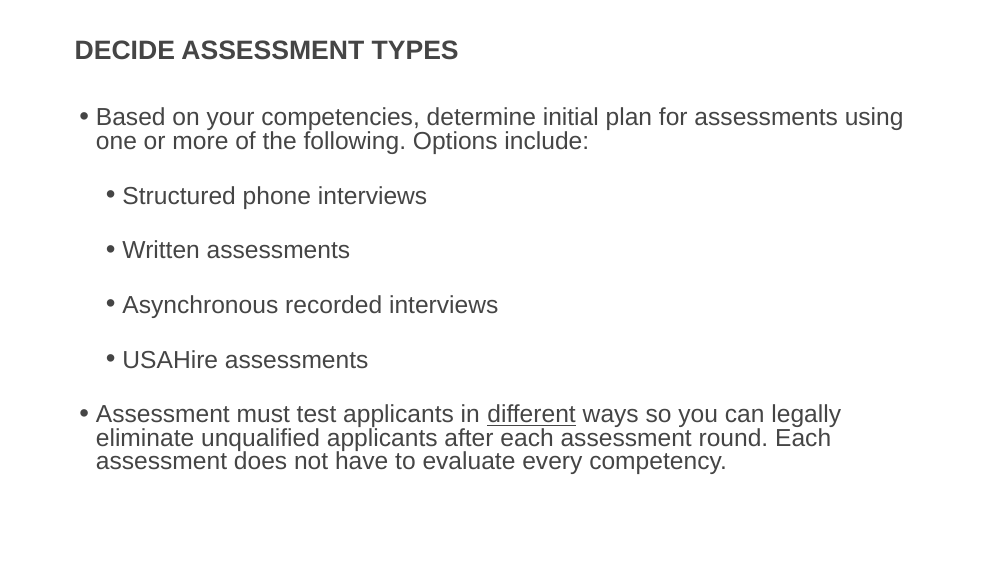
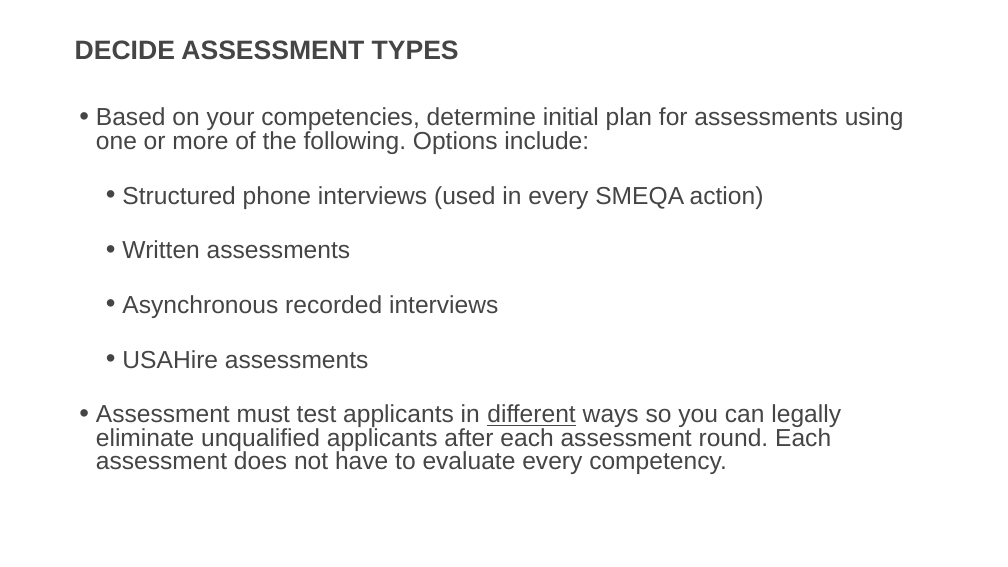
Before and after one commit to usds/SME-QA-Website, a slide deck: slide 29 of toolkit/job-analysis/job-analysis-presentation.pptx (slide 27 before the commit). Drawn at 1008x567 pixels with LibreOffice and Linux fonts; fonts in the diff are those of the drawing. Boxes give left, top, right and bottom in pixels: in the first picture for what was removed or moved away, otherwise in the second. Text is boxed around its words. In the diff, an @@ line names an element or a change of style, - is before the commit and + after.

```diff
--- a/toolkit/job-analysis/job-analysis-presentation.pptx
+++ b/toolkit/job-analysis/job-analysis-presentation.pptx
@@ text at (x1=122, y1=186, x2=764, y2=209): text changed @@
-  • Structured phone interviews
+  • Structured phone interviews (used in every SMEQA action)
```
Also in this commit, not shown: 10 other slides changed, 3 slides added.
